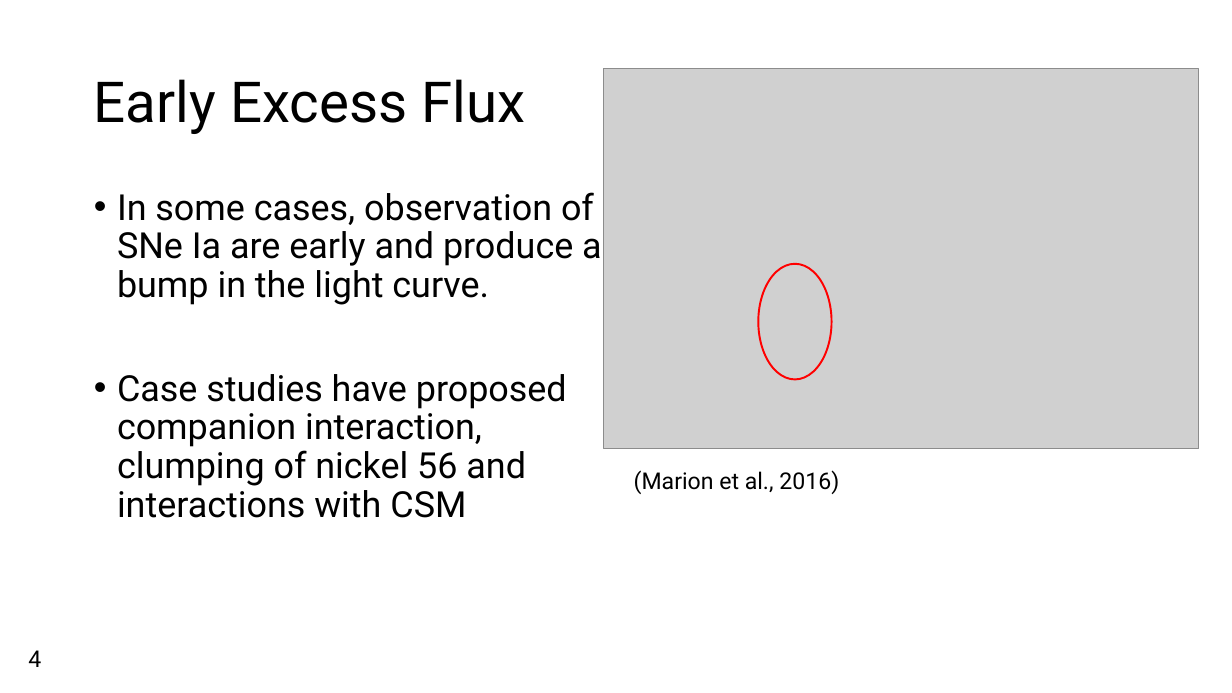
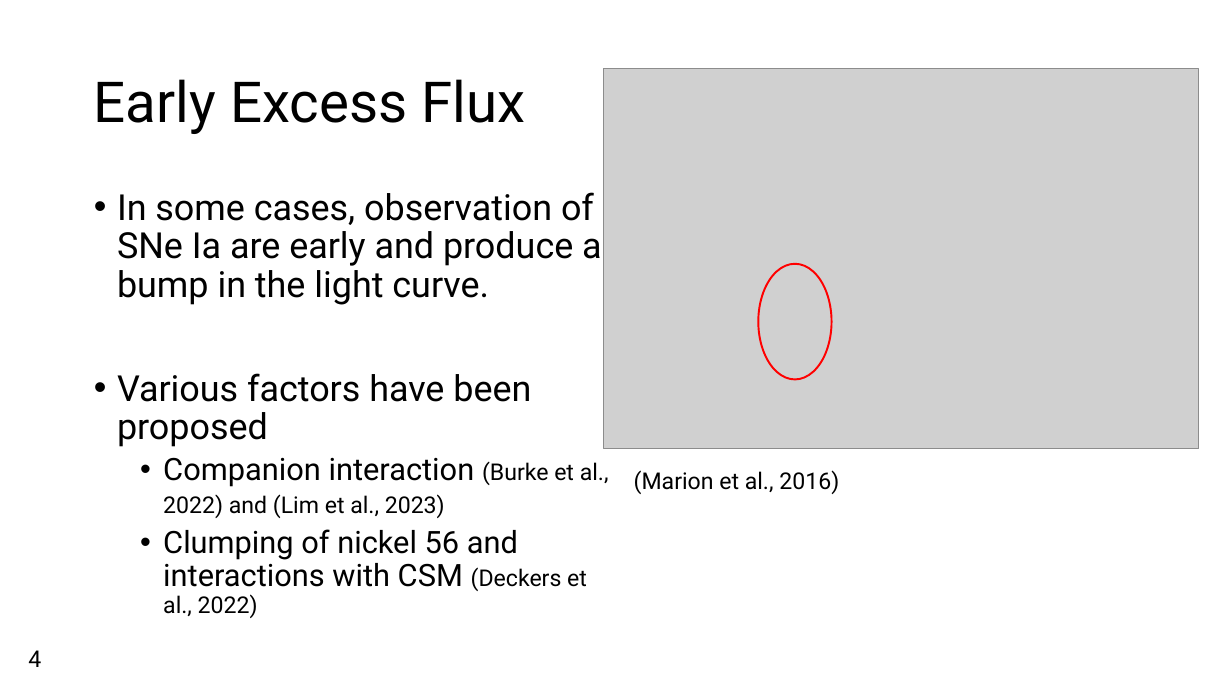
Before and after one commit to Webd0g/Honours_Project, a slide deck: slide 5 of Oral_presentation/Oral_Presentation.pptx. Drawn at 1232x693 pixels with LibreOffice and Linux fonts; fonts in the diff are those of the drawing; grey boxes stand for pictures; background and template pictures are left out. Boxes give left, top, right and bottom in pixels: in the first picture for what was removed or moved away, otherwise in the second. Text is boxed around its words. In the diff, an @@ line names an element or a change of style, - is before the commit and + after.

```diff
--- a/Oral_presentation/Oral_Presentation.pptx
+++ b/Oral_presentation/Oral_Presentation.pptx
@@ text at (117,373,609,618): text changed; size 28 to 24 pt @@
-• Case studies have proposed companion interaction, clumping of nickel 56 and interactions with CSM
+• Various factors have been proposed
+  • Companion interaction (Burke et al., 2022) and (Lim et al., 2023)
+  • Clumping of nickel 56 and interactions with CSM (Deckers et al., 2022)
```
Also in this commit, not shown: 4 other slides changed, 3 slides added, 2 slides removed, 14 other files.
